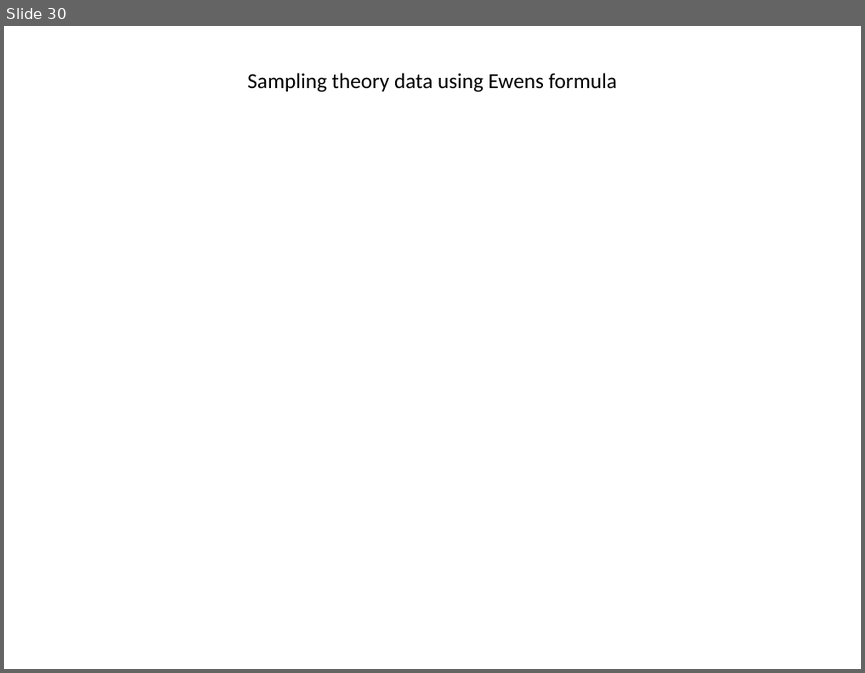
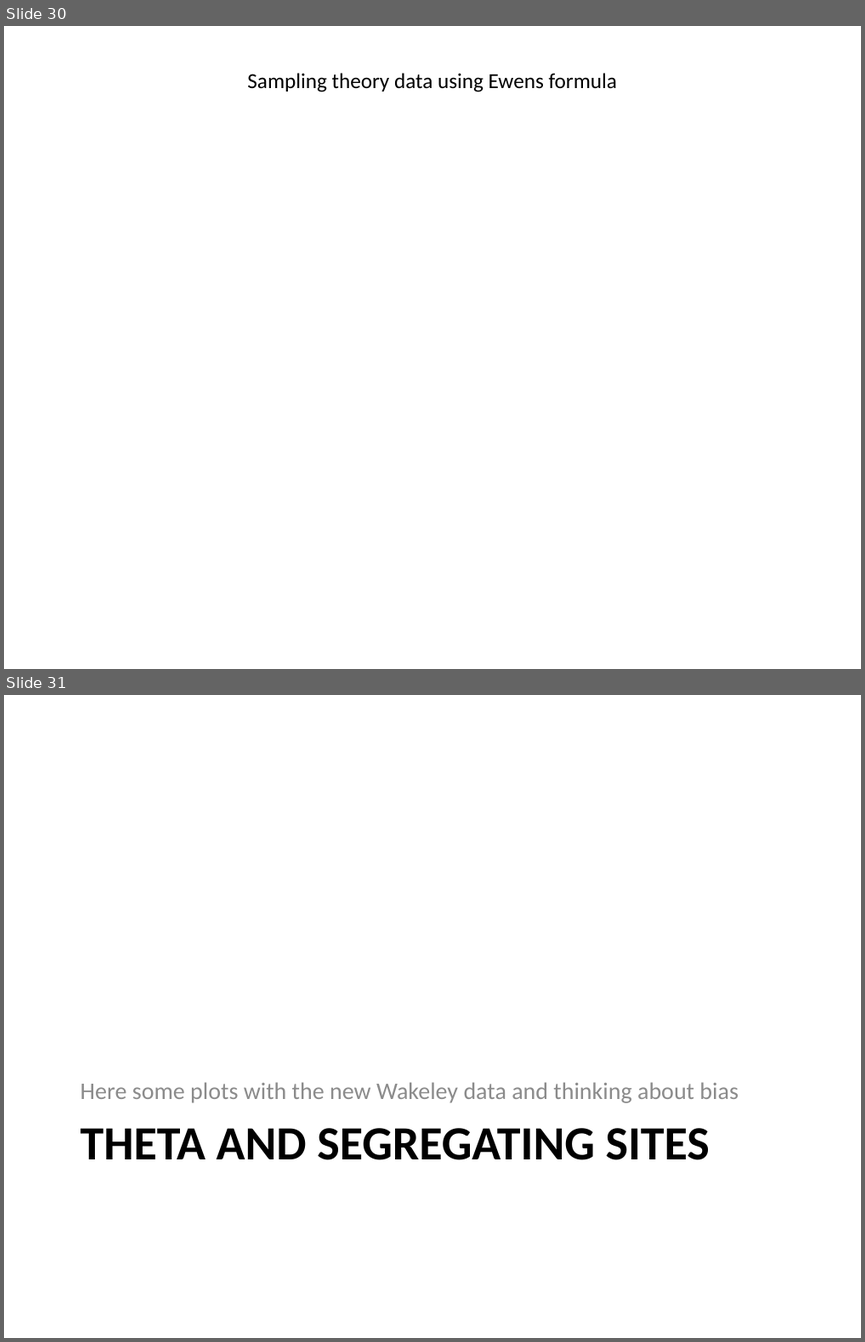
Before and after one commit to WaresLab/QuBar, a slide deck: ppt/Thoughts and plots.pptx. Shown one above the other, each under a label of ours: slide 30 before the commit, slides 30 and 31 after it. The pictures are 865x673 and 865x1342 pixels, drawn with LibreOffice and Linux fonts; fonts in the diff are those of the drawing. Boxes give left, top, right and bottom in pixels: in the first picture for what was removed or moved away, otherwise in the second. Text is boxed around its words. In the diff, an @@ line names an element or a change of style, - is before the commit and + after.

Commit message:
working in new QuBar version
I incorporated the new Wakeley data and generated new plots, adding a
section to select haplotypes and segregating sites with quantiles

```diff
--- a/ppt/Thoughts and plots.pptx
+++ b/ppt/Thoughts and plots.pptx
@@ slide 31 added at (4, 695, 861, 1338), background #FFFFFF @@
@@ text added at (80, 1082, 738, 1103), 20 pt, text #8C8C8C @@
+Here some plots with the new Wakeley data and thinking about bias
@@ title added at (80, 1128, 710, 1160), 40 pt, text #000000, bold @@
+THETA AND SEGREGATING SITES
```
Also in this commit, not shown: 5 other slides added, 16 other files.
